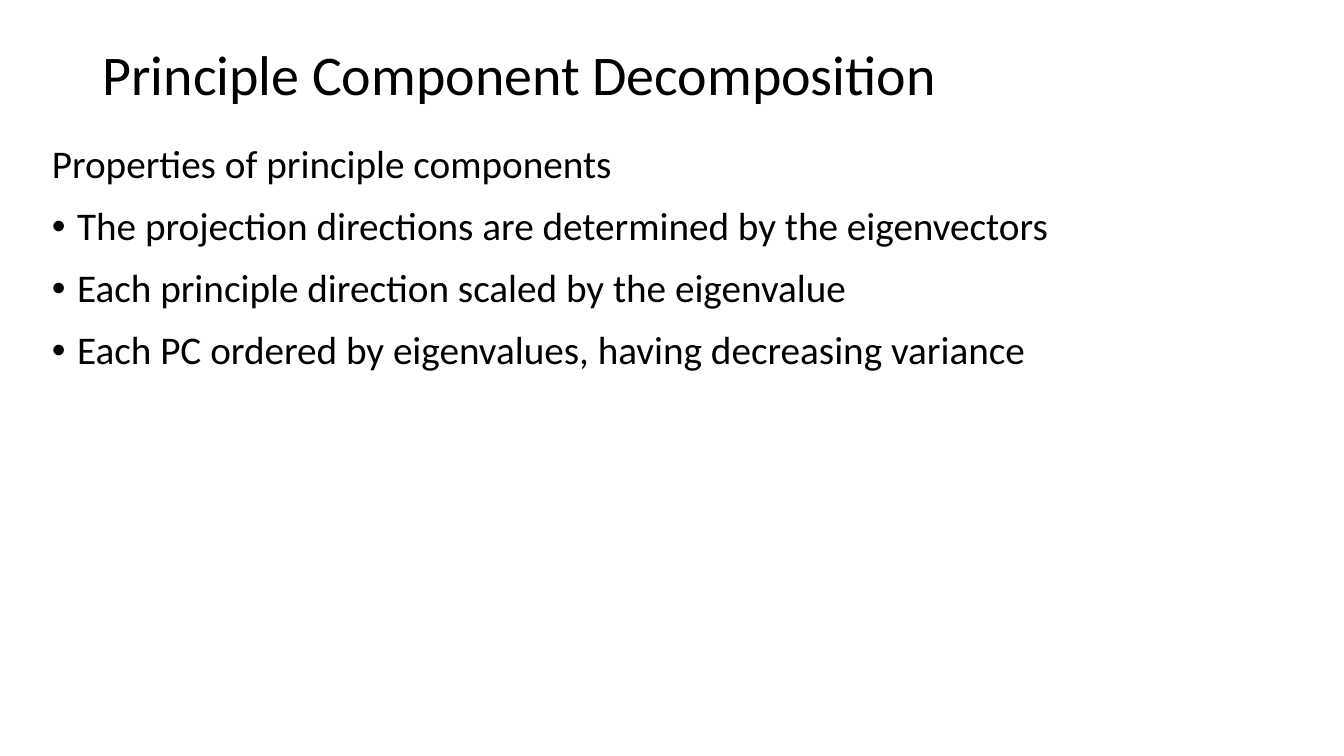
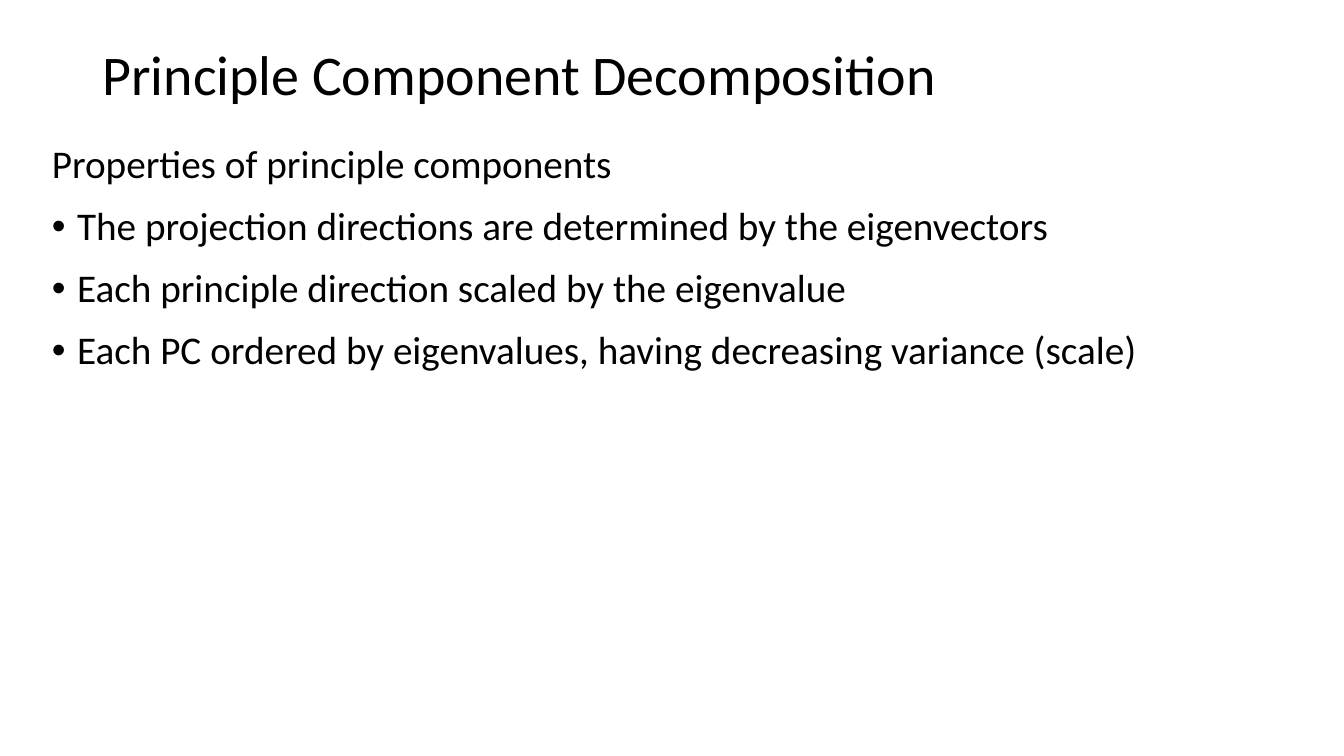
Before and after one commit to StephenElston/CSCI-E-108, a slide deck: slide 19 of slides/7_DimensionalityReduction.pptx (slide 17 before the commit). Drawn at 1344x756 pixels with LibreOffice and Linux fonts; fonts in the diff are those of the drawing. Boxes give left, top, right and bottom in pixels: in the first picture for what was removed or moved away, otherwise in the second. Text is boxed around its words. In the diff, an @@ line names an element or a change of style, - is before the commit and + after.

```diff
--- a/slides/7_DimensionalityReduction.pptx
+++ b/slides/7_DimensionalityReduction.pptx
@@ text at <box>77,335,1137,371</box>: text changed @@
-• Each PC ordered by eigenvalues, having decreasing variance
+• Each PC ordered by eigenvalues, having decreasing variance (scale)
```
Also in this commit, not shown: 2 other slides changed, 3 slides added, 2 other files.
